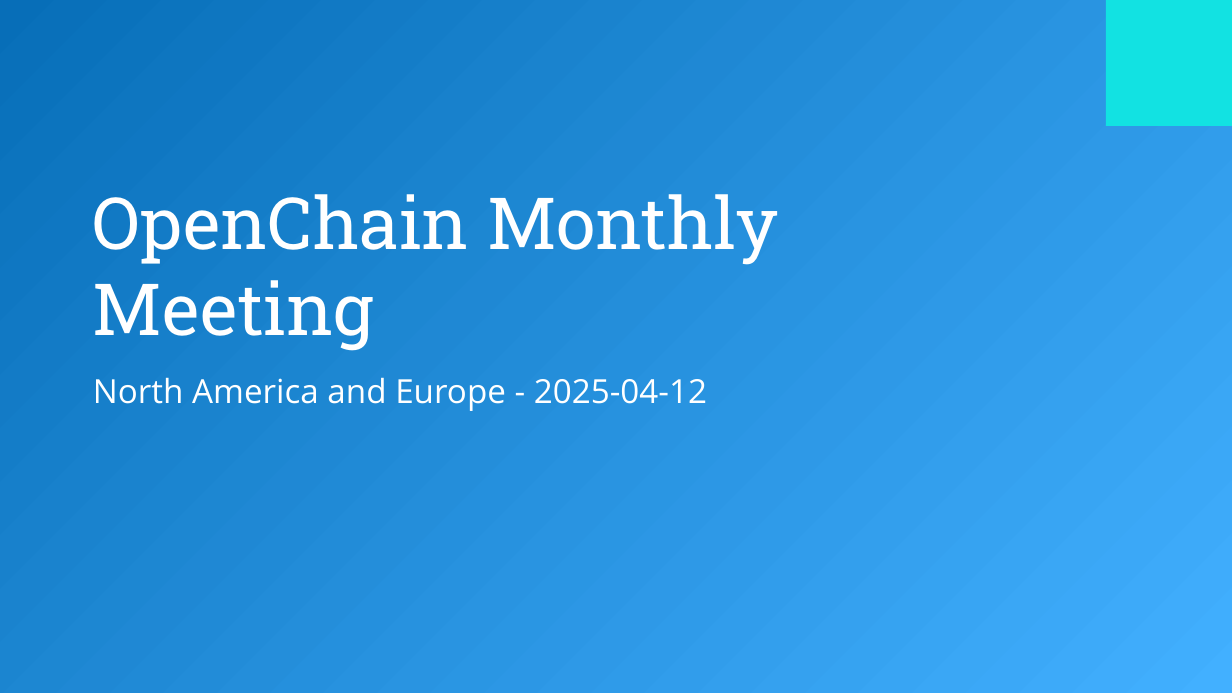
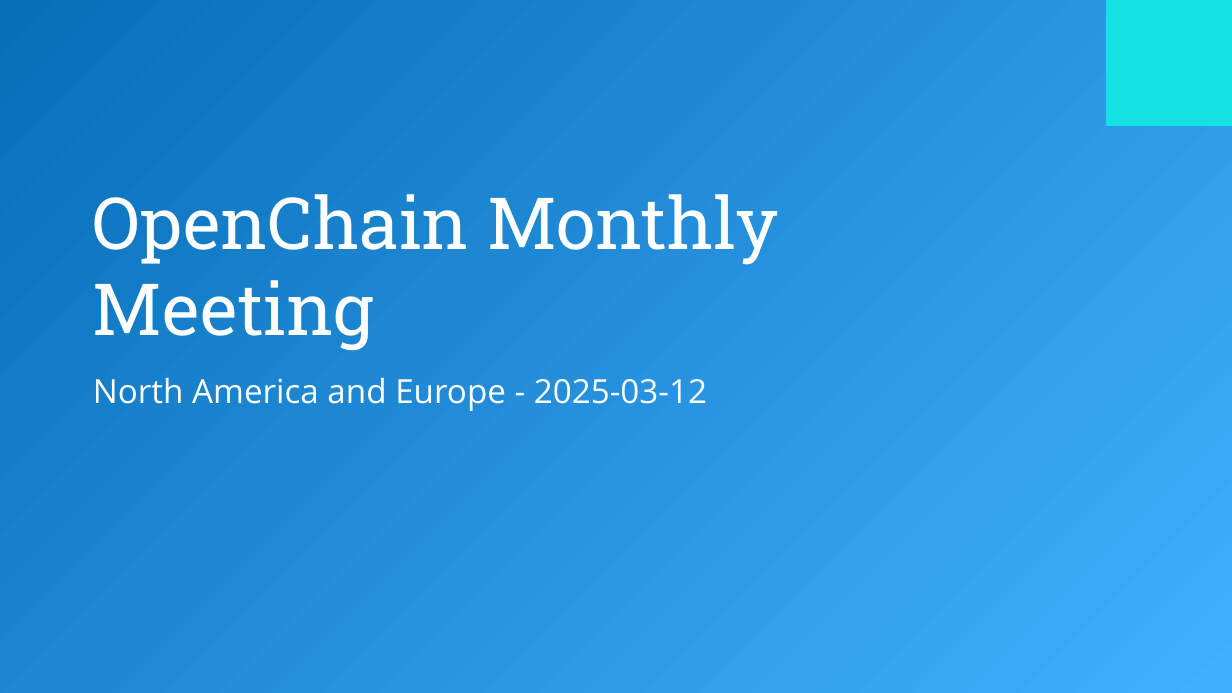
Before and after one commit to OpenChain-Project/Meeting-Slides, a slide deck: slide 1 of Slides/2025/2025-3-NorthAmerica-Europe.pptx. Drawn at 1232x693 pixels with LibreOffice and Linux fonts; fonts in the diff are those of the drawing; background and template pictures are left out. Boxes give left, top, right and bottom in pixels: in the first picture for what was removed or moved away, otherwise in the second. Text is boxed around its words. In the diff, an @@ line names an element or a change of style, - is before the commit and + after.

Commit message:
added europe / asia slides for march

```diff
--- a/Slides/2025/2025-3-NorthAmerica-Europe.pptx
+++ b/Slides/2025/2025-3-NorthAmerica-Europe.pptx
@@ subtitle at [93,377,707,411]: text changed @@
-North America and Europe - 2025-04-12
+North America and Europe - 2025-03-12
```
Also in this commit, not shown: 1 other file.
